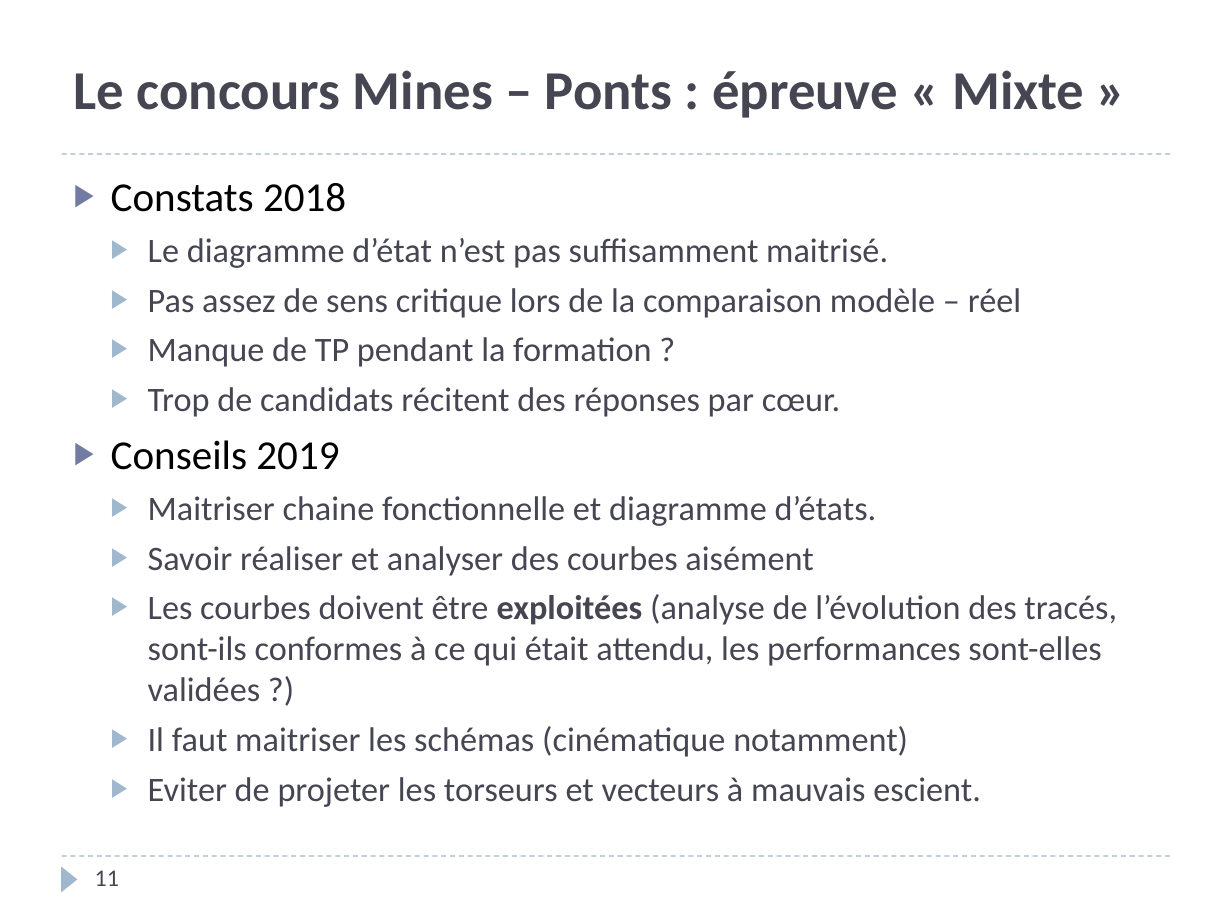
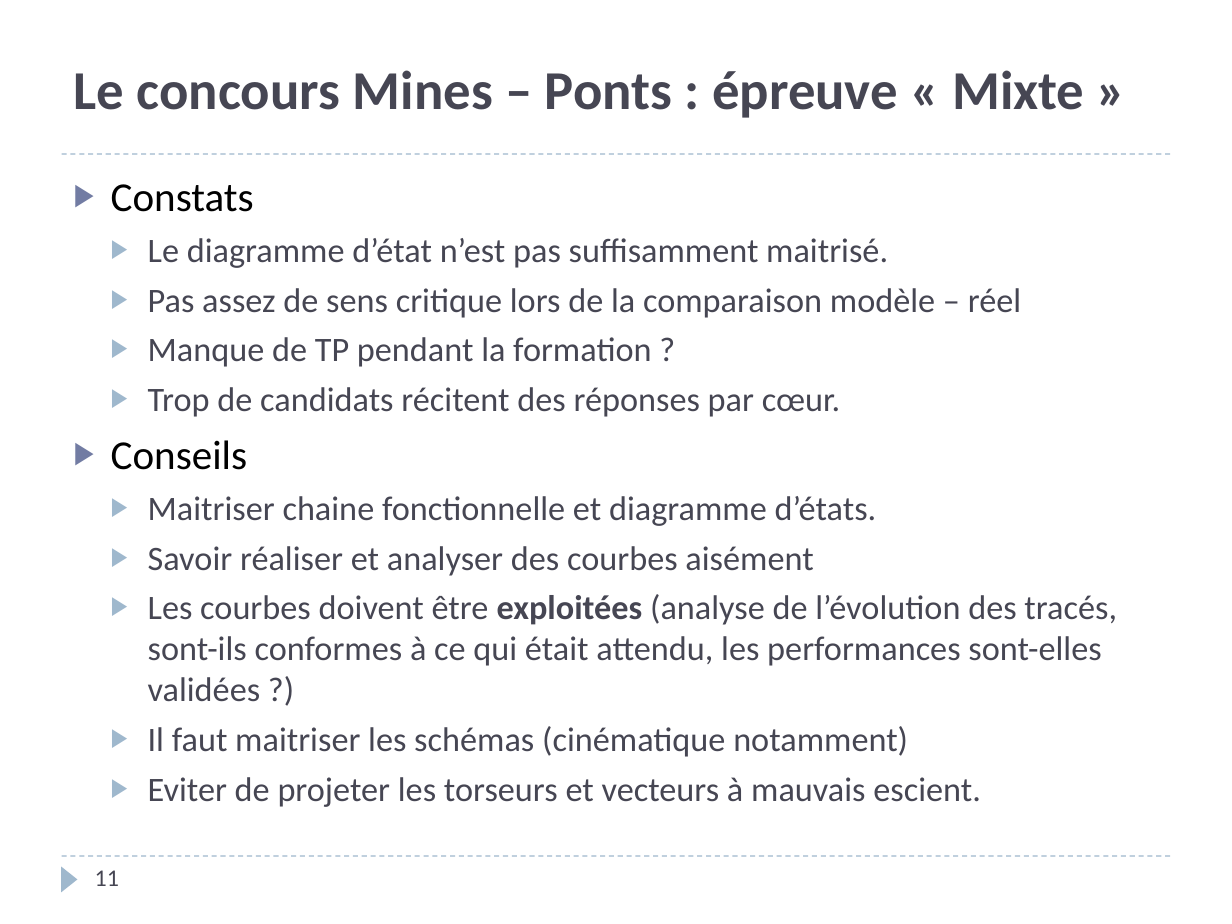
Before and after one commit to xpessoles/PSI, a slide deck: slide 11 of PreparationOral/PreparationOral.pptx. Drawn at 1232x924 pixels with LibreOffice and Linux fonts; fonts in the diff are those of the drawing. Boxes give left, top, right and bottom in pixels: in the first picture for what was removed or moved away, otherwise in the second. Text is boxed around its words. In the diff, an @@ line names an element or a change of style, - is before the commit and + after.

```diff
--- a/PreparationOral/PreparationOral.pptx
+++ b/PreparationOral/PreparationOral.pptx
@@ text at <box>111,184,254,212</box>: text changed @@
-▶ Constats 2018
+▶ Constats
@@ text at <box>111,440,247,470</box>: text changed @@
-▶ Conseils 2019
+▶ Conseils
```
Also in this commit, not shown: 3 other slides changed, 2 other files.
